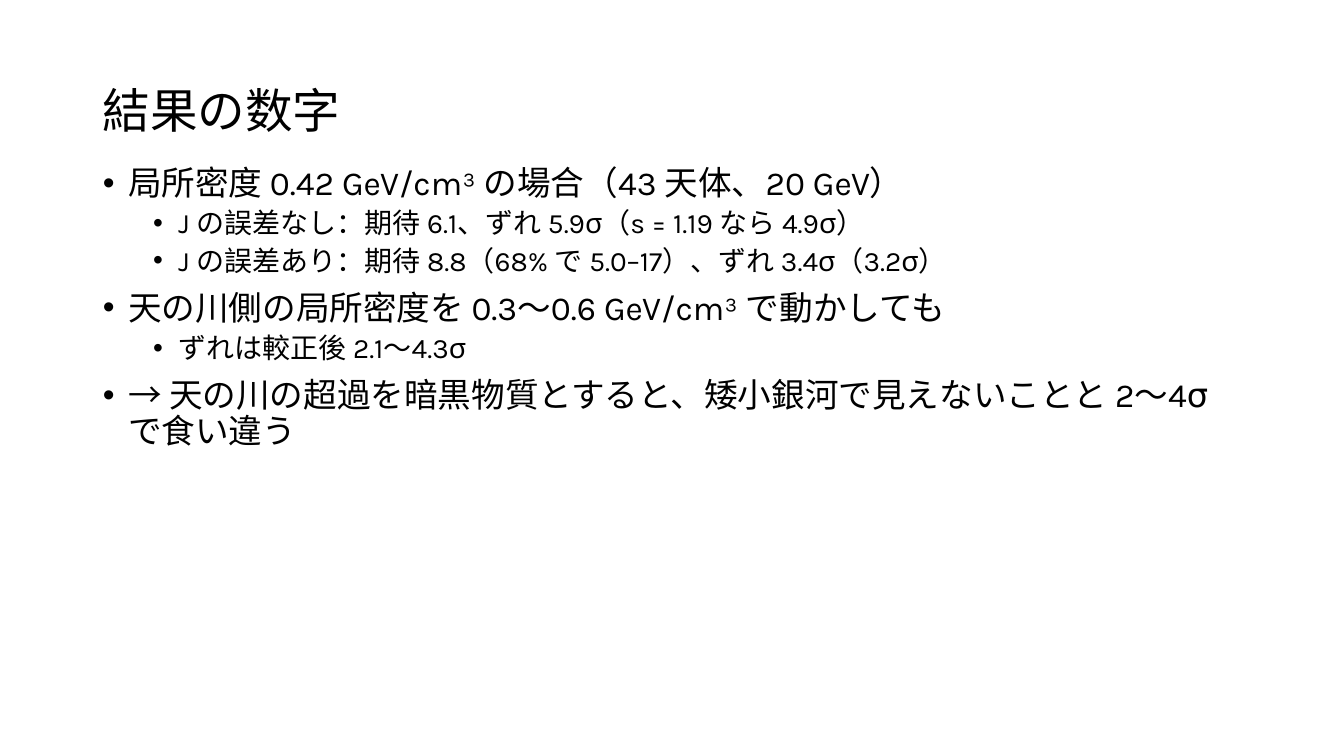
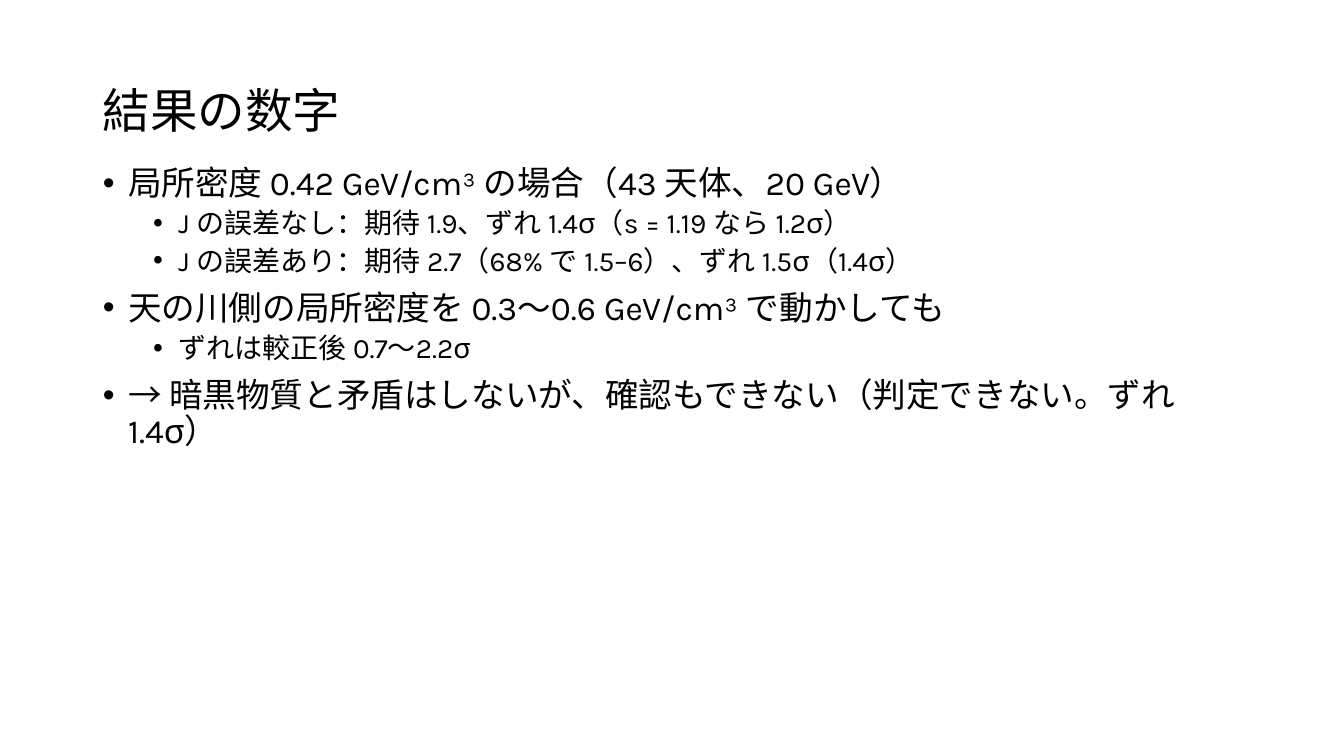
Before and after one commit to Mikann20041029/darkmatter-slides, a slide deck: slide 46 of slides/2026-10-03_研究進捗報告_claude_夕方版.pptx. Drawn at 1344x756 pixels with LibreOffice and Linux fonts; fonts in the diff are those of the drawing. Boxes give left, top, right and bottom in pixels: in the first picture for what was removed or moved away, otherwise in the second. Text is boxed around its words. In the diff, an @@ line names an element or a change of style, - is before the commit and + after.

```diff
--- a/slides/2026-10-03_研究進捗報告_claude_夕方版.pptx
+++ b/slides/2026-10-03_研究進捗報告_claude_夕方版.pptx
@@ text at (x1=178, y1=209, x2=914, y2=274): text changed @@
-  • J の誤差なし：期待 6.1、ずれ 5.9σ（s = 1.19 なら 4.9σ）
-  • J の誤差あり：期待 8.8（68% で 5.0–17）、ずれ 3.4σ（3.2σ）
+  • J の誤差なし：期待 1.9、ずれ 1.4σ（s = 1.19 なら 1.2σ）
+  • J の誤差あり：期待 2.7（68% で 1.5–6）、ずれ 1.5σ（1.4σ）
@@ text at (x1=128, y1=334, x2=1175, y2=446): text changed @@
-  • ずれは較正後 2.1〜4.3σ
-• → 天の川の超過を暗黒物質とすると、矮小銀河で見えないことと 2〜4σ で食い違う
+  • ずれは較正後 0.7〜2.2σ
+• → 暗黒物質と矛盾はしないが、確認もできない（判定できない。ずれ 1.4σ）
```
Also in this commit, not shown: 6 other slides changed.
